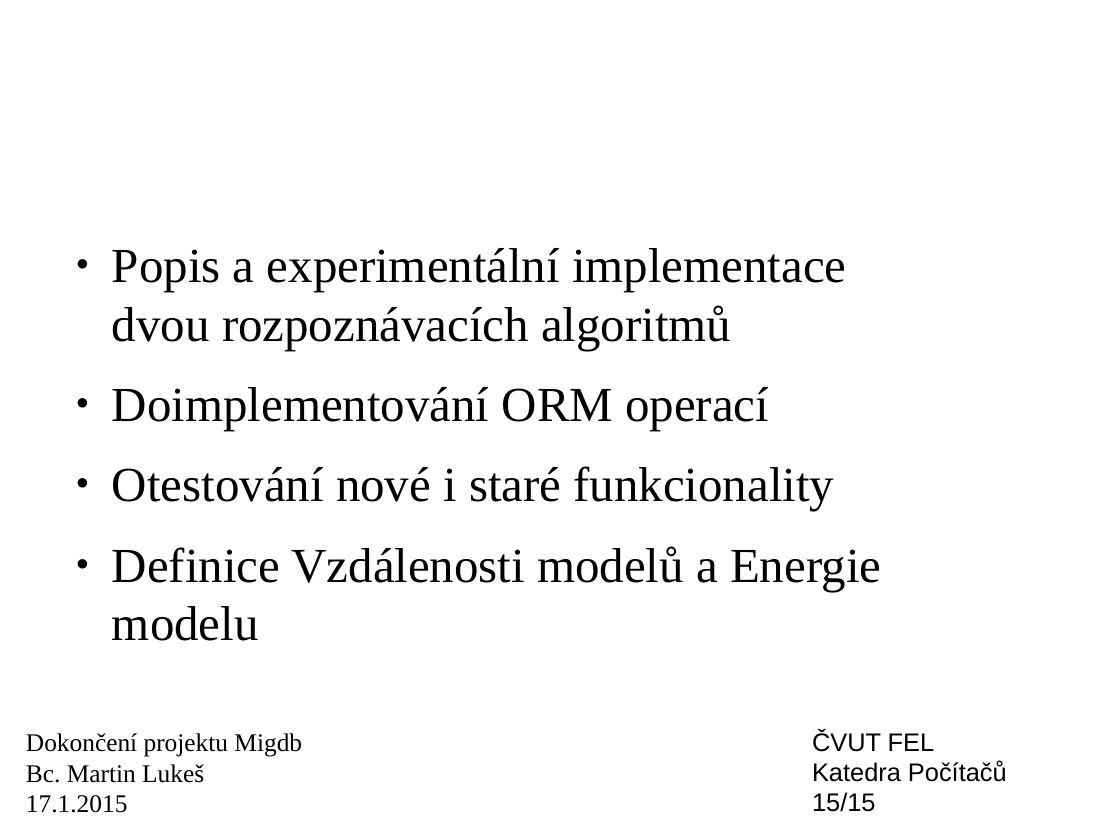
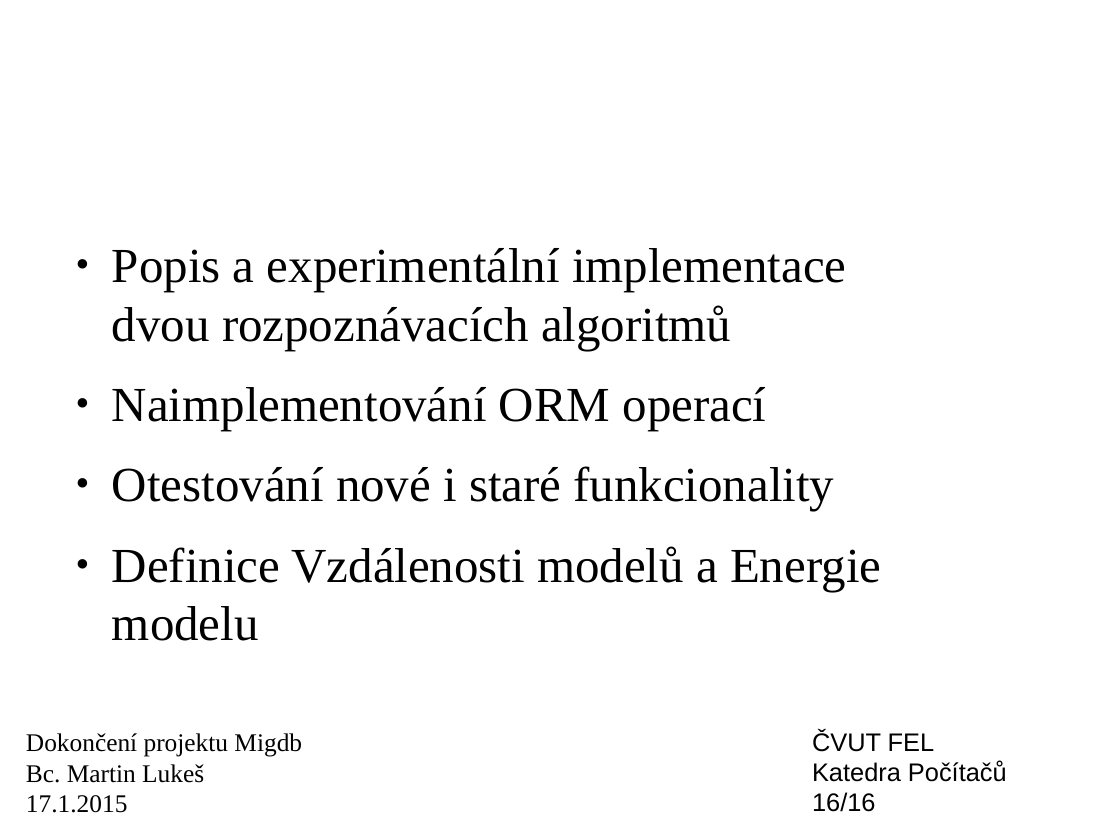
Before and after one commit to wox2/migrace_databaze, a slide deck: slide 16 of diplomka/prezentace.odp (slide 15 before the commit). Drawn at 1120x840 pixels with LibreOffice and Linux fonts; fonts in the diff are those of the drawing; background and template pictures are left out. Boxes give left, top, right and bottom in pixels: in the first picture for what was removed or moved away, otherwise in the second. Text is boxed around its words. In the diff, an @@ line names an element or a change of style, - is before the commit and + after.

```diff
--- a/diplomka/prezentace.odp
+++ b/diplomka/prezentace.odp
@@ text at (112, 387, 767, 431): text changed @@
-● Doimplementování ORM operací
+● Naimplementování ORM operací
@@ text at (812, 792, 876, 812): text changed @@
-15/15
+16/16
```
Also in this commit, not shown: 4 other slides changed, 1 slide added, 4 other files.
